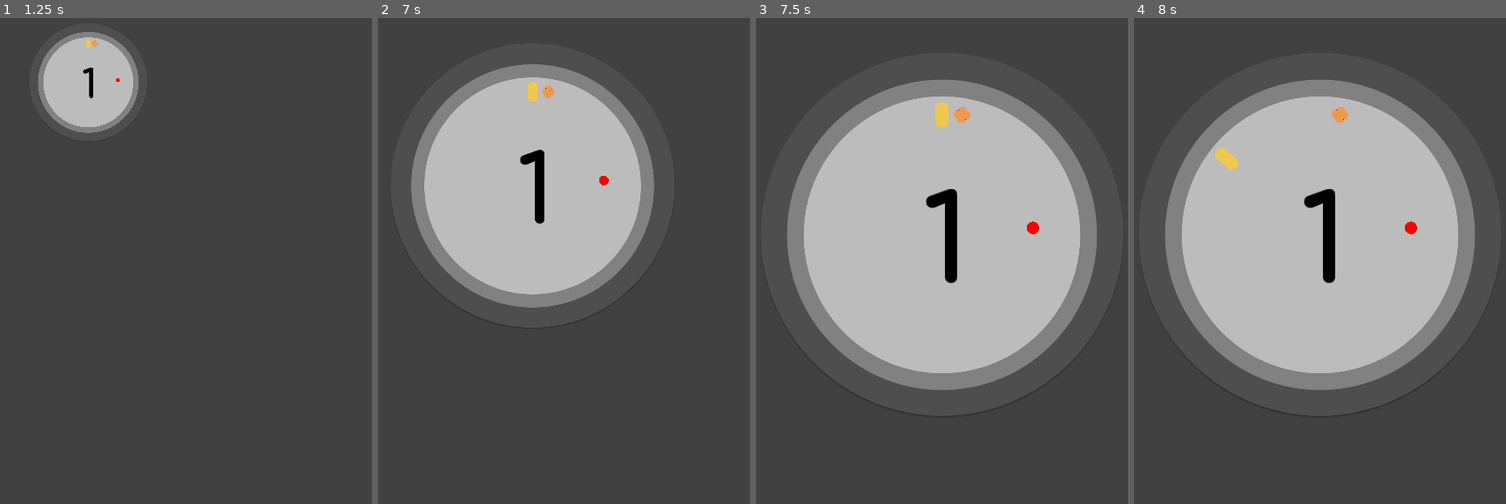
Above: before the commit, frames 1-4 (left to right).
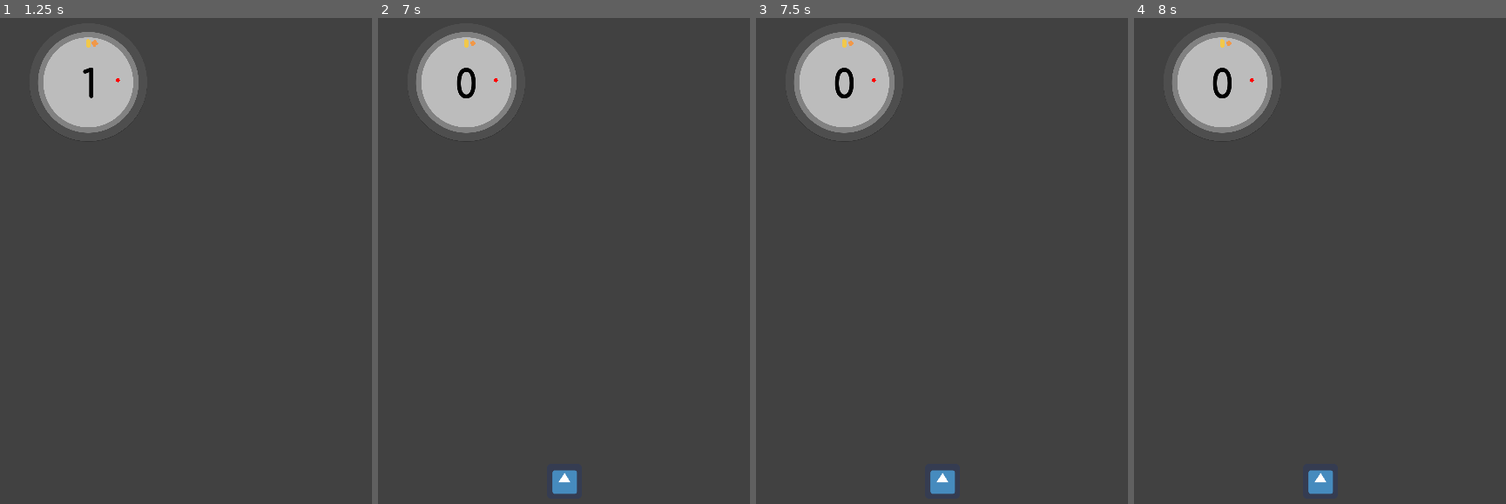
Above: after the commit, the same moments.

Repository: takecare/popthelock
Game: Godot game, scene res://scenes/Start.tscn
Two runs of this game, one before a commit and one after it. Both use one fixed random seed, a clock stepped at 60 frames per second and the inputs below. The engine's default icon, where the game draws it, is replaced by a stand-in: a white triangle on a blue panel in a dark square.
Inputs (mouse positions are in pixels of both pictures, inside the frame that each line leads up to):
- Up to frame 1 (1.25 s): click (186, 479) at 0.5 s
- Up to frame 2 (7 s): tap Enter at 1.25, 2.75, 4.25 s; move the mouse to (649, 231) at 1.27 s; hold W 1.28-2.03 s; click (649, 231) at 1.35 s; tap Space at 2, 3.5, 5 s; move the mouse to (485, 304) at 2.02 s; hold S 2.03-2.78 s; click (485, 304) at 2.1 s; move the mouse to (604, 115) at 2.77 s; hold W 2.78-4.28 s; tap G at 2.85 s; click (604, 115) at 3.05 s; move the mouse to (545, 406) at 3.52 s; tap H at 3.6 s; click (545, 406) at 3.8 s; move the mouse to (683, 372) at 4.27 s; hold S 4.28-6.53 s; tap J at 4.35 s; click (683, 372) at 4.55 s; move the mouse to (448, 163) at 5.02 s; tap Z at 5.1 s; click (448, 163) at 5.3 s; move the mouse to (582, 265) at 5.77 s; tap X at 5.85 s; click (582, 265) at 6.05 s; move the mouse to (504, 90) at 6.52 s; hold W from 6.53 s (still down); tap P at 6.6 s; click (504, 90) at 6.8 s
- Up to frame 3 (7.5 s): keep holding W; move the mouse to (1027, 231) at 7.27 s; tap O at 7.35 s
- Up to frame 4 (8 s): keep holding W; click (1405, 231) at 7.55 s

Frame 1 is identical in both runs. In frame 2, 28% of the frame differs, in the area x 8-75%, y 2-99%; in frame 3, 46%, in the area x 8-92%, y 2-99%; in frame 4, 46%.

Commit message:
connect all new signals

Diff:
--- a/project.godot
+++ b/project.godot
@@ -79,6 +79,10 @@
 window/stretch/mode="2d"
 window/stretch/aspect="keep"
 
+[gui]
+
+timers/text_edit_idle_detect_sec=3.0
+
 [input]
 
 click={
--- a/scenes/CrosshairBody.tscn
+++ b/scenes/CrosshairBody.tscn
@@ -6,7 +6,7 @@
 [sub_resource type="CircleShape2D" id=1]
 radius = 40.1995
 
-[node name="Body" type="Area2D"]
+[node name="Area2D" type="Area2D"]
 script = ExtResource( 1 )
 
 [node name="Sprite" type="Sprite" parent="."]
@@ -28,3 +28,6 @@
 __meta__ = {
 "_edit_lock_": true
 }
+
+[node name="Body" type="Node2D" parent="."]
+visible = false
--- a/scenes/Main.tscn
+++ b/scenes/Main.tscn
@@ -123,9 +123,7 @@
 scale = Vector2( 0.3, 0.3 )
 
 [connection signal="tapped" from="GUI/HBox/StartButton" to="." method="_on_start_button_tapped"]
-[connection signal="area_entered" from="Game/Target" to="Game/Crosshair" method="_on_target_area_entered"]
-[connection signal="area_entered" from="Game/Target" to="Game/Target" method="_on_area_entered"]
-[connection signal="area_exited" from="Game/Target" to="Game/Crosshair" method="_on_target_area_exited"]
-[connection signal="area_exited" from="Game/Target" to="Game/Target" method="_on_area_exited"]
+[connection signal="target_entered" from="Game/Target" to="Game/Crosshair" method="_on_target_area_entered"]
+[connection signal="target_exited" from="Game/Target" to="Game/Crosshair" method="_on_target_area_exited"]
 [connection signal="on_target_hit" from="Game/Crosshair" to="." method="_on_target_hit"]
 [connection signal="on_target_missed" from="Game/Crosshair" to="." method="_on_target_missed"]
--- a/scenes/Target.tscn
+++ b/scenes/Target.tscn
@@ -15,15 +15,28 @@
 [node name="Sprite" type="Sprite" parent="."]
 texture = ExtResource( 2 )
 
-[node name="TargetCollisionShape" type="CollisionShape2D" parent="."]
+[node name="Area2D" type="Area2D" parent="."]
+
+[node name="TargetCollisionShape" type="CollisionShape2D" parent="Area2D"]
 shape = SubResource( 1 )
 
-[node name="LeftCollisionShape" type="CollisionShape2D" parent="."]
+[node name="LeftArea2D" type="Area2D" parent="."]
 visible = false
+
+[node name="LeftCollisionShape" type="CollisionShape2D" parent="LeftArea2D"]
 position = Vector2( -152, 0 )
 shape = SubResource( 2 )
 
-[node name="RightCollisionShape" type="CollisionShape2D" parent="."]
+[node name="RightArea2D" type="Area2D" parent="."]
 visible = false
+
+[node name="RightCollisionShape" type="CollisionShape2D" parent="RightArea2D"]
 position = Vector2( 152, 0 )
 shape = SubResource( 2 )
+
+[connection signal="area_entered" from="Area2D" to="." method="_on_area_entered_in_target"]
+[connection signal="area_exited" from="Area2D" to="." method="_on_area_exited_from_target"]
+[connection signal="area_entered" from="LeftArea2D" to="." method="_on_area_entered_in_left_target"]
+[connection signal="area_exited" from="LeftArea2D" to="." method="_on_area_exited_from_left_target"]
+[connection signal="area_entered" from="RightArea2D" to="." method="_on_area_entered_in_right_target"]
+[connection signal="area_exited" from="RightArea2D" to="." method="_on_area_exited_from_right_target"]
--- a/scripts/Crosshair.gd
+++ b/scripts/Crosshair.gd
@@ -3,17 +3,26 @@
 signal on_target_hit
 signal on_target_missed
 
-onready var body: CrosshairBody = $Body
+onready var body := $Body
 
 var is_animating: bool = false
+var is_inside: bool = false
 
 func _ready() -> void:
   pass
 
 
 func increase_rotation_around_by(point: Vector2, angle: float) -> void:
-  #rotate_to_face_point = !is_animating
   body.increase_rotation_around_by(point, angle)
+
+
+func _physics_process(_delta: float) -> void:
+  if !Input.is_action_just_pressed("click"):
+    return
+  if is_inside:
+    _target_hit()
+  else:
+    _target_missed()
 
 
 func _target_hit() -> void:
@@ -31,12 +40,16 @@
   emit_signal("on_target_missed")
 
 
-func _on_target_area_entered(_area: Area2D) -> void:
-  $Body._on_target_area_entered(_area)
+func _on_target_area_entered() -> void:
+#  $Body._on_target_area_entered()
+  is_inside = true
+  pass
 
 
-func _on_target_area_exited(_area: Area2D) -> void:
-  $Body._on_target_area_exited(_area)
+func _on_target_area_exited() -> void:
+#  $Body._on_target_area_exited()
+  is_inside = false
+  pass
 
 
 func _draw() -> void:
--- a/scripts/CrosshairBody.gd
+++ b/scripts/CrosshairBody.gd
@@ -9,7 +9,7 @@
 
 
 func _ready() -> void:
-  monitoring = true # make sure signals like area_entered/_exited are emitted
+  monitoring = true
   $Sprite.visible = true
   $SmallerSprite.visible = false # used for animation only
 
@@ -17,15 +17,10 @@
 func _physics_process(_delta: float) -> void:
   if !Input.is_action_just_pressed("click"):
     return
-
-  var collisions = get_overlapping_areas()
-  for c in collisions:
-    print("> colliding with: ", c.name)
-
-  if is_inside:
-    _target_hit()
-  else:
-    _target_missed()
+#  if is_inside:
+#    _target_hit()
+#  else:
+#    _target_missed()
 
 
 func increase_rotation_around_by(point: Vector2, angle: float) -> void:
@@ -50,14 +45,13 @@
 # has entered its (Target's) area2d. we don't actually check which area2d it is
 # because at any moment in the game, we only have two overlapping area2d
 # (crosshair and target areas)
-func _on_target_area_entered(_area: Area2D) -> void:
-
+func _on_target_area_entered() -> void:
+  print("[xhair body] area entered")
   is_inside = true
 
 
-func _on_target_area_exited(_area: Area2D) -> void:
-  print("[xhair body] area exited: ", _area.name)
-
+func _on_target_area_exited() -> void:
+  print("[xhair body] area exited")
   is_inside = false
 
 
--- a/scripts/Rotatable.gd
+++ b/scripts/Rotatable.gd
@@ -11,6 +11,11 @@
 # if true then this node will not only be rotated around 'point' but it will
 # also be rotated on its axis so it faces the same point at all times
 var rotate_to_face_point: bool = true
+
+
+func _ready() -> void:
+  monitoring = true
+
 
 func increase_rotation_around_by(point: Vector2, angle: float) -> void:
   _rotate(point, angle)
--- a/scripts/Target.gd
+++ b/scripts/Target.gd
@@ -1,34 +1,48 @@
 class_name Target extends "Rotatable.gd"
 
-# adding collision shapes to the side would possible enable us to determine
-# how much of the crosshair was inside vs outside when the player clicks/taps
-# thus enabling us to score that hit on an arbitrary scale, instead of just
-# hit vs miss
+# note how Target is an Area2D even though it should be a Node2D. thi is because
+# of how awful gdscript is. CrossairBody needs to be an Area2D but Target does
+# not. if we declare Targe as a Node2D then CrosshairBody will forcefully be a
+# Node2D as well, even though we define it (in the 2D editor) as an Area2D _and_
+# Area2D inherits from Node2D
 
 export(NodePath) var crosshair_path = null
 onready var crosshair = get_node(crosshair_path) if crosshair_path != null else null
 onready var crosshair_name = crosshair.name if crosshair != null else ""
 
+signal target_entered_left
+signal target_entered
+signal target_exited
+signal target_entered_right
 
 func _ready() -> void:
   # make sure signals like area_entered and area_exited are emitted
-  monitoring = true
+  $Area2D.monitoring = true
+  $LeftArea2D.monitoring = true
+  $RightArea2D.monitoring = true
 
 
-func _on_area_entered(area: Area2D) -> void:
+#
+func _on_area_entered_in_target(area: Area2D) -> void:
   print("[target] area entered: ", area.name)
-  if area.name == crosshair_name:
-    pass
-  pass
+  emit_signal("target_entered")
 
+#
+func _on_area_exited_from_target(area: Area2D) -> void:
+  print("[target] area exited: ", area.name)
+  emit_signal("target_exited")
 
-func _on_area_exited(area: Area2D) -> void:
-  print("[target] area exited: ", area.name)
-  pass
+#
+func _on_area_entered_in_left_target(area: Area2D) -> void:
+  print("[left] area entered: ", area.name)
 
+func _on_area_exited_from_left_target(area: Area2D) -> void:
+  print("[left] area exited: ", area.name)
 
-func _on_area_shape_entered(area_id: int, area: Area2D, area_shape: int, local_shape: int) -> void:
-  print("[target] area shape entered: ", area.name)
+#
+func _on_area_entered_in_right_target(area: Area2D) -> void:
+  print("[right] area entered: ", area.name)
 
-func _on_area_shape_exited(area_id: int, area: Area2D, area_shape: int, local_shape: int) -> void:
-  print("[target] area shape exited: ", area.name)
+#
+func _on_area_exited_from_right_target(area: Area2D) -> void:
+  print("[right] area exited: ", area.name)
